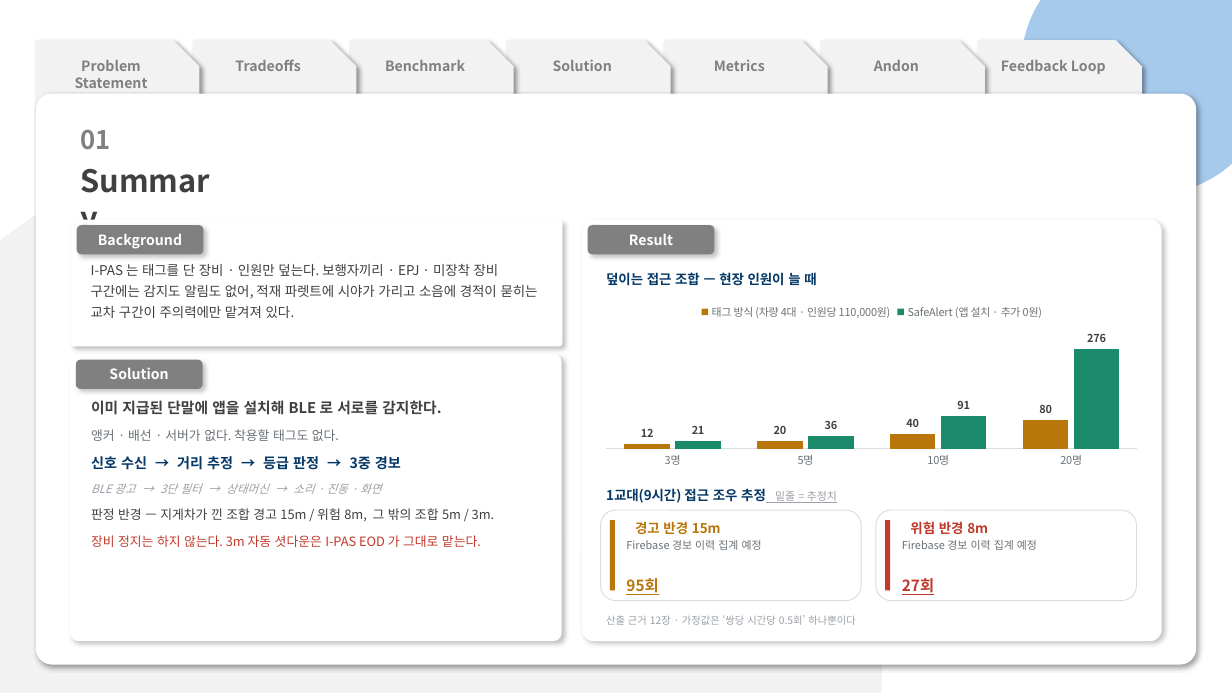
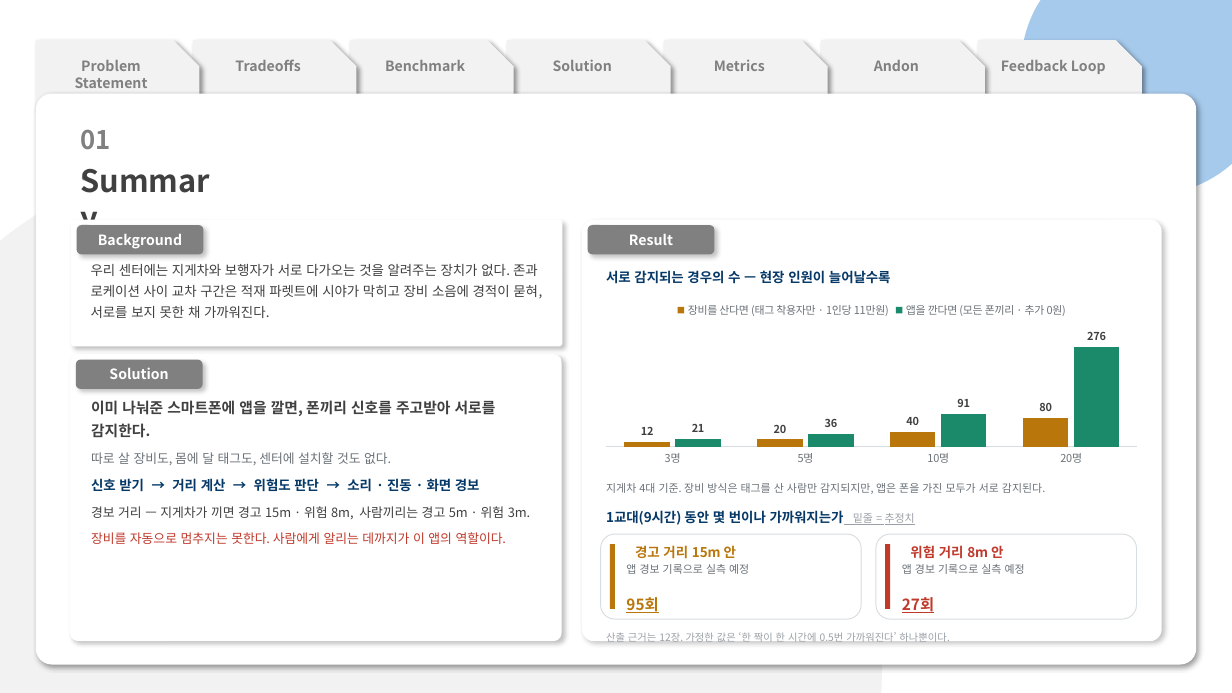
Before and after one commit to pslymzero-cyber/SafeAlert, a slide deck: slide 3 of docs/presentation/contest/SafeAlert_CouSolve_Contest.pptx. Drawn at 1232x693 pixels with LibreOffice and Linux fonts; fonts in the diff are those of the drawing. Boxes give left, top, right and bottom in pixels: in the first picture for what was removed or moved away, otherwise in the second. Text is boxed around its words. In the diff, an @@ line names an element or a change of style, - is before the commit and + after.

```diff
--- a/docs/presentation/contest/SafeAlert_CouSolve_Contest.pptx
+++ b/docs/presentation/contest/SafeAlert_CouSolve_Contest.pptx
@@ text in rounded rectangle at (x1=91, y1=264, x2=542, y2=318): text changed @@
-I-PAS 는 태그를 단 장비 · 인원만 덮는다. 보행자끼리 · EPJ · 미장착 장비 구간에는 감지도 알림도 없어, 적재 파렛트에 시야가 가리고 소음에 경적이 묻히는 교차 구간이 주의력에만 맡겨져 있다.
+우리 센터에는 지게차와 보행자가 서로 다가오는 것을 알려주는 장치가 없다. 존과 로케이션 사이 교차 구간은 적재 파렛트에 시야가 막히고 장비 소음에 경적이 묻혀, 서로를 보지 못한 채 가까워진다.
@@ column chart at (x1=595, y1=292, x2=1149, y2=470) @@
-태그 방식 (차량 4대 · 인원당 110,000원): 12, 20, 40, 80
+장비를 산다면 (태그 착용자만 · 1인당 11만원): 12, 20, 40, 80
-SafeAlert (앱 설치 · 추가 0원): 21, 36, 91, 276
+앱을 깐다면 (모든 폰끼리 · 추가 0원): 21, 36, 91, 276
@@ text at (x1=606, y1=270, x2=891, y2=284): text changed @@
-덮이는 접근 조합 — 현장 인원이 늘 때
+서로 감지되는 경우의 수 — 현장 인원이 늘어날수록
@@ text in rounded rectangle at (x1=91, y1=398, x2=530, y2=544): text changed @@
-이미 지급된 단말에 앱을 설치해 BLE 로 서로를 감지한다.
-앵커 · 배선 · 서버가 없다. 착용할 태그도 없다.
-신호 수신 → 거리 추정 → 등급 판정 → 3중 경보
-BLE 광고 → 3단 필터 → 상태머신 → 소리 · 진동 · 화면
-판정 반경 — 지게차가 낀 조합 경고 15m / 위험 8m, 그 밖의 조합 5m / 3m.
-장비 정지는 하지 않는다. 3m 자동 셧다운은 I-PAS EOD 가 그대로 맡는다.
+이미 나눠준 스마트폰에 앱을 깔면, 폰끼리 신호를 주고받아 서로를 감지한다.
+따로 살 장비도, 몸에 달 태그도, 센터에 설치할 것도 없다.
+신호 받기 → 거리 계산 → 위험도 판단 → 소리 · 진동 · 화면 경보
+경보 거리 — 지게차가 끼면 경고 15m · 위험 8m, 사람끼리는 경고 5m · 위험 3m.
+장비를 자동으로 멈추지는 못한다. 사람에게 알리는 데까지가 이 앱의 역할이다.
@@ text at (x1=606, y1=483, x2=1045, y2=494): text changed; size 10.5 to 8.5 pt; text colour #053866 to #6B7278; bold off @@
-1교대(9시간) 접근 조우 추정 밑줄 = 추정치
+지게차 4대 기준. 장비 방식은 태그를 산 사람만 감지되지만, 앱은 폰을 가진 모두가 서로 감지된다.
@@ rounded rectangle resized from (x1=601, y1=510, x2=861, y2=601) to (x1=601, y1=534, x2=861, y2=619) @@
@@ text added at (x1=606, y1=510, x2=915, y2=525), 10.5 pt, text #053866, bold @@
+1교대(9시간) 동안 몇 번이나 가까워지는가 밑줄 = 추정치
@@ text removed at (x1=635, y1=521, x2=721, y2=534) @@
-경고 반경 15m
@@ rounded rectangle resized from (x1=876, y1=510, x2=1137, y2=601) to (x1=876, y1=534, x2=1137, y2=619) @@
@@ text removed at (x1=910, y1=521, x2=988, y2=534) @@
-위험 반경 8m
@@ rectangle resized from (x1=610, y1=520, x2=616, y2=591) to (x1=610, y1=544, x2=616, y2=609) @@
@@ text added at (x1=626, y1=564, x2=749, y2=574), 8.5 pt, text #6B7278 @@
+앱 경보 기록으로 실측 예정
@@ text at (x1=635, y1=545, x2=736, y2=559): text changed; size 8.5 to 10.5 pt; text colour #6B7278 to #B9770B; bold on @@
-Firebase 경보 이력 집계 예정
+경고 거리 15m 안
@@ rectangle resized from (x1=885, y1=520, x2=891, y2=591) to (x1=885, y1=544, x2=891, y2=609) @@
@@ text added at (x1=902, y1=564, x2=1025, y2=574), 8.5 pt, text #6B7278 @@
+앱 경보 기록으로 실측 예정
@@ text at (x1=910, y1=545, x2=1003, y2=559): text changed; size 8.5 to 10.5 pt; text colour #6B7278 to #C0392B; bold on @@
-Firebase 경보 이력 집계 예정
+위험 거리 8m 안
@@ text "95회" moved from (x1=626, y1=578, x2=658, y2=595) to (x1=626, y1=597, x2=658, y2=613) @@
@@ text "27회" moved from (x1=902, y1=578, x2=934, y2=595) to (x1=902, y1=597, x2=934, y2=613) @@
@@ text at (x1=606, y1=632, x2=949, y2=642): text changed @@
-산출 근거 12장 · 가정값은 ‘쌍당 시간당 0.5회’ 하나뿐이다
+산출 근거는 12장. 가정한 값은 ‘한 짝이 한 시간에 0.5번 가까워진다’ 하나뿐이다.
```
Also in this commit, not shown: 13 other slides changed, 2 other files.
